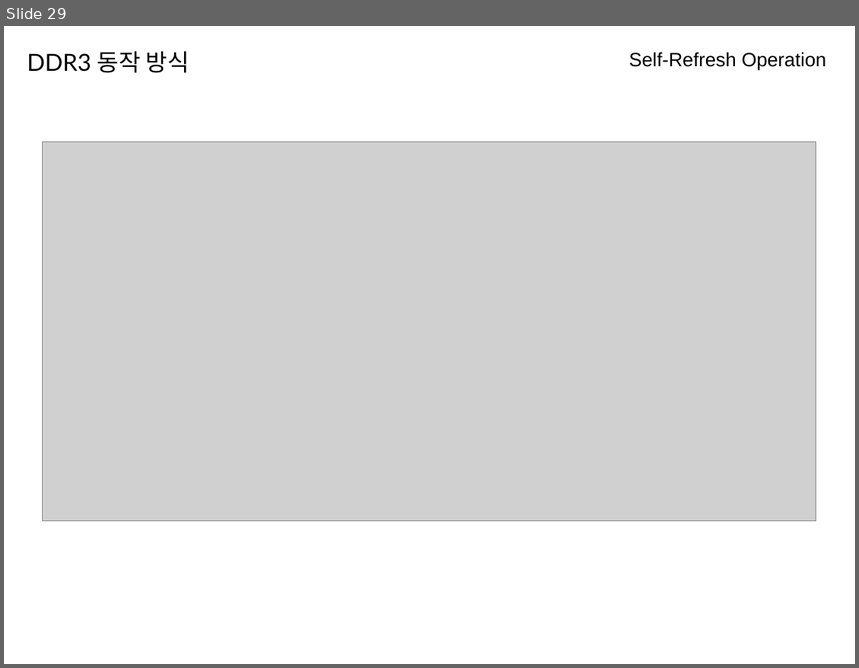
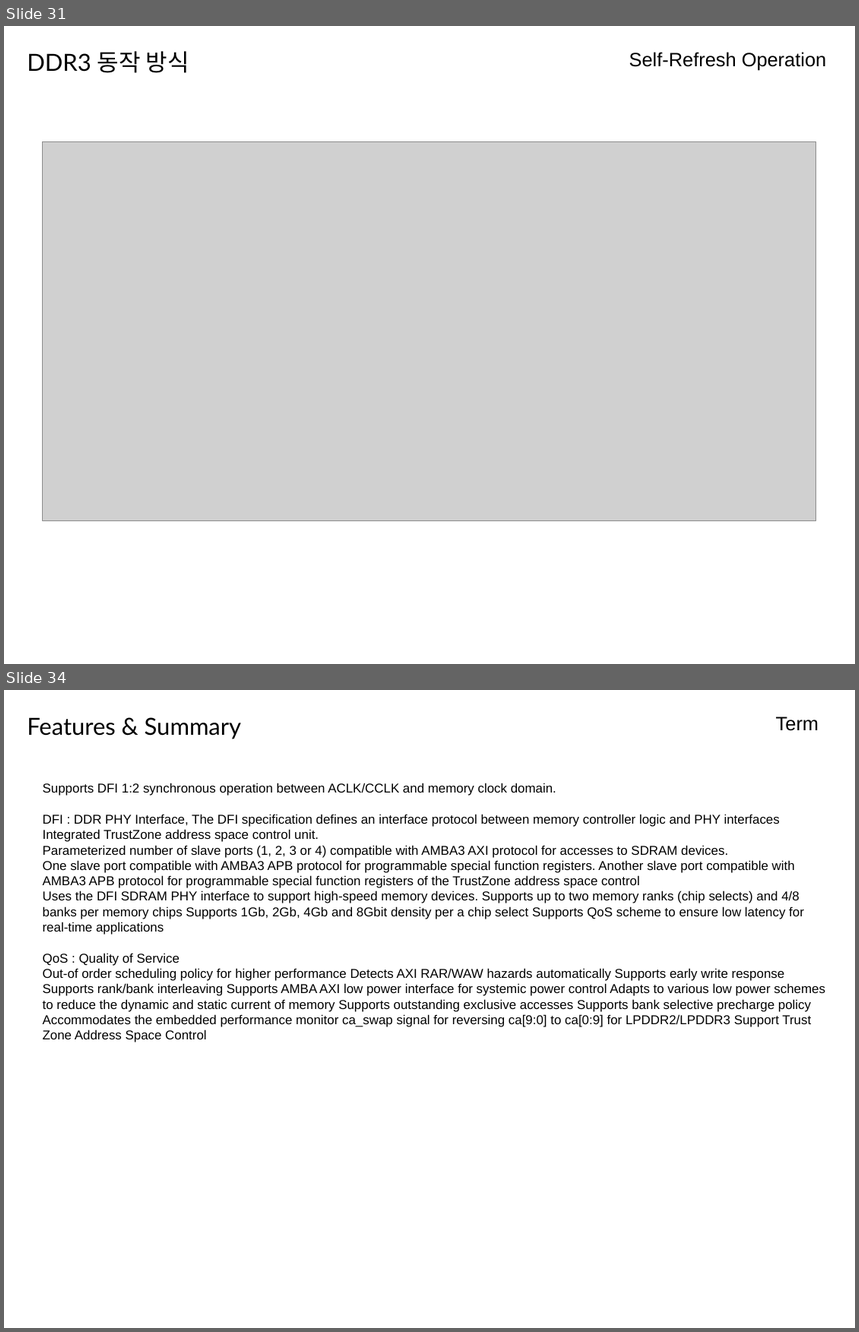
Before and after one commit to kchhero/kchhero.github.io, a slide deck: _posts_data/DDR3_세미나.odp. Shown one above the other, each under a label of ours: slide 29 before the commit, slides 31 and 34 after it; the slides between them are not shown. The pictures are 859x668 and 859x1332 pixels, drawn with LibreOffice and Linux fonts; fonts in the diff are those of the drawing; grey boxes stand for pictures. Boxes give left, top, right and bottom in pixels: in the first picture for what was removed or moved away, otherwise in the second. Text is boxed around its words. In the diff, an @@ line names an element or a change of style, - is before the commit and + after.

```diff
--- a/_posts_data/DDR3_세미나.odp
+++ b/_posts_data/DDR3_세미나.odp
@@ slide 34 added at (x1=4, y1=690, x2=855, y2=1328), background #FFFFFF @@
@@ text added at (x1=27, y1=717, x2=241, y2=739), 22 pt, text #000000 @@
+Features & Summary
@@ text added at (x1=776, y1=717, x2=819, y2=731), 18 pt, text #000000 @@
+Term
@@ text added at (x1=43, y1=783, x2=826, y2=1043), 12 pt, text #000000 @@
+Supports DFI 1:2 synchronous operation between ACLK/CCLK and memory clock domain.
+DFI : DDR PHY Interface, The DFI specification defines an interface protocol between memory controller logic and PHY interfaces
+Integrated TrustZone address space control unit.
+Parameterized number of slave ports (1, 2, 3 or 4) compatible with AMBA3 AXI protocol for accesses to SDRAM devices.
+One slave port compatible with AMBA3 APB protocol for programmable special function registers. Another slave port compatible with AMBA3 APB protocol for programmable special function registers of the TrustZone address space control
+Uses the DFI SDRAM PHY interface to support high-speed memory devices. Supports up to two memory ranks (chip selects) and 4/8 banks per memory chips Supports 1Gb, 2Gb, 4Gb and 8Gbit density per a chip select Supports QoS scheme to ensure low latency for real-time applications
+QoS : Quality of Service
+Out-of order scheduling policy for higher performance Detects AXI RAR/WAW hazards automatically Supports early write response Supports rank/bank interleaving Supports AMBA AXI low power interface for systemic power control Adapts to various low power schemes to reduce the dynamic and static current of memory Supports outstanding exclusive accesses Supports bank selective precharge policy Accommodates the embedded performance monitor ca_swap signal for reversing ca[9:0] to ca[0:9] for LPDDR2/LPDDR3 Support Trust Zone Address Space Control
@@ what was slide 29 is now slide 31 @@
```
Also in this commit, not shown: 1 slide changed, 26 other slides added, 10 slides removed.
